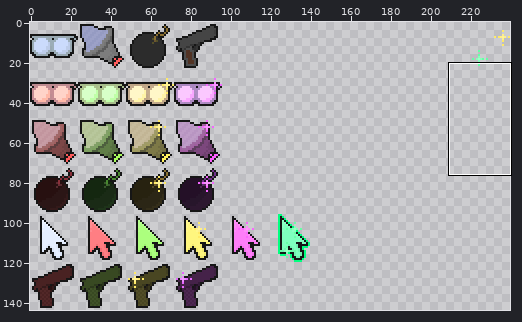
File history of a sprite sheet, SMS_upgSheet.png. The picture above shows the old version from afar; the outline marks the close-up.
Close-up. Old version:
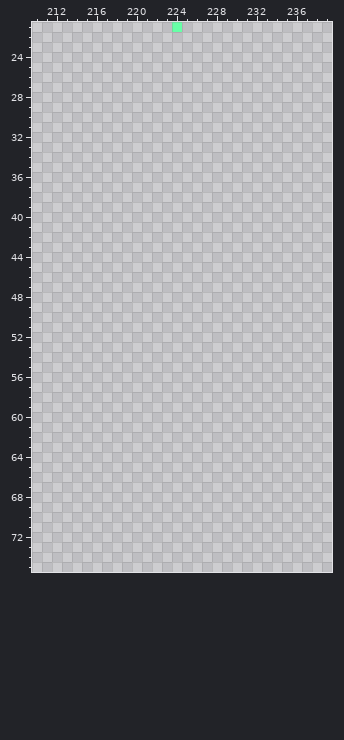
The file is 480x288 pixels, drawn in blocks of 2x2; one block is one cell here. Colours within 5 levels of each other are drawn and written as one. Shown: x 210..239, y 21..75. The commit also changed other parts of the picture, which this record leaves out.
The result:
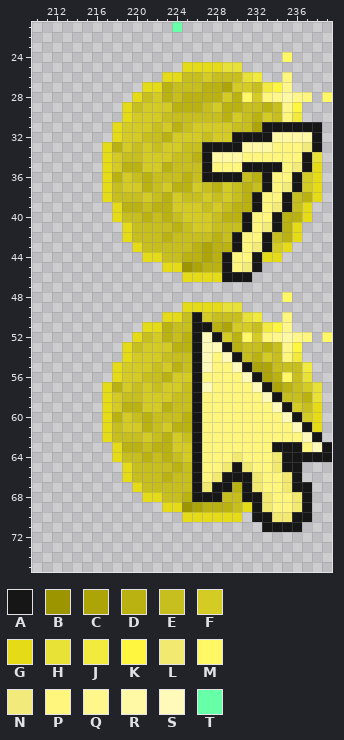
Palette (. is transparent): A #161616  B #9c9500  C #ada508  D #bab210  E #c7bf1d  F #d4cc25  G #e5dc17  H #e9e236  J #f2ea3c  K #fff73f  L #f2e970  M #fff864  N #f2ea7b  P #fff67e  Q #fff78c  R #fff9a6  S #fffab9  T #67ffa7
Change:
y 24: x 235 . -> M
y 25: x 225..230 ...... -> GGGGHH
y 26: x 223..232 .......... -> GGEEFEEEHJ; x 235 . -> P
y 27: x 221..235 ............... -> GGDEEEDDCFFEJKQ
y 28: x 220..237 .................. -> GEFDEDDDDFDMFPQRQP; x 239 . -> M
y 29: x 219..236 .................. -> GEFFFDDDEFDDEEDEQK
y 30: x 219..236 .................. -> GFFFEEEEEEDFEDFEPJ
y 31: x 218..238 ..................... -> GFFFEFDEFFFFEECAAAAAA
y 32: x 218..238 ..................... -> GFFEEDFFFEFFAAAARRRRA
y 33: x 217..238 ...................... -> GDFEFEFFEEAAAARRRPPPNA
y 34: x 217..238 ...................... -> GFEEFFFEEDARRRPPPPPPAH
y 35: x 217..238 ...................... -> GFDDFFDEEEAPPPAAAAPNAG
y 36: x 217..238 ...................... -> GDFEDEEEDEAAAAEDAPPAFG
y 37: x 217..238 ...................... -> GEFFDEFDDFEDFEDEAPNAFG
y 38: x 217..238 ...................... -> GEEEFEDFEEFEFEDAPPAEDG
y 39: x 218..237 .................... -> GDDEDDFFFEFEDDAPNAEG
y 40: x 218..237 .................... -> GEEDEDEFFFEDDAPPADDG
y 41: x 219..236 .................. -> GEEEEDEFFEEEAPNADG
y 42: x 219..236 .................. -> GEEEDEEEEDEAPPAEDG
y 43: x 220..235 ................ -> GEEEEEDCDDAPNAFG
y 44: x 221..234 .............. -> GGEEDDCDAPPAGG
y 45: x 223..232 .......... -> GGBCDDAPNA
y 46: x 225..231 ....... -> GGGGAAA
y 48: x 235 . -> M
y 49: x 225..230 ...... -> GGGGHH
y 50: x 223..232 .......... -> GGEAFEEEHJ; x 235 . -> P
y 51: x 221..235 ............... -> GGDEEAADCFFEJKQ
y 52: x 220..237 .................. -> GEFDEDASAFDMFPQRQP; x 239 . -> M
y 53: x 219..236 .................. -> GEFFFDDASSADEEDEQK
y 54: x 219..236 .................. -> GFFFEEEASPSAEDFEPJ
y 55: x 218..237 .................... -> GFFFEFDEASPPSACCEEEJ
y 56: x 218..237 .................... -> GFFEEDFFAPPPPSACDMEH
y 57: x 217..238 ...................... -> GDFEFEFFEASPPPPSACDEFH
y 58: x 217..238 ...................... -> GFEEFFFEEAPPPPPPSAEEDH
y 59: x 217..238 ...................... -> GFDDFFDEEAPPPPPPPSAFEG
y 60: x 217..238 ...................... -> GDFEDEEEDAPPPPPPPPSAFG
y 61: x 217..238 ...................... -> GEFFDEFDDAPPPPPPPPPSAG
y 62: x 217..238 ...................... -> GEEEFEDFEAPPPPPPPPPPSA
y 63: x 218..239 ...................... -> GDDEDDFFAPPPPPPPAAAPSA
y 64: x 218..239 ...................... -> GEEDEDEFAPPPLPPPLAAAAA
y 65: x 219..236 .................. -> GEEEEDEAPPLALPPLAA
y 66: x 219..236 .................. -> GEEEDEEAPLAAALPPLA
y 67: x 220..237 .................. -> GEEEEEALAADALPPLAA
y 68: x 221..237 ................. -> GGEEDAAAEEAALPPLA
y 69: x 223..237 ............... -> GGBCDDDEGALPPLA
y 70: x 225..230 ...... -> GGGGGG; x 232..237 ...... -> AALLAA
y 71: x 233..236 .... -> AAAA
